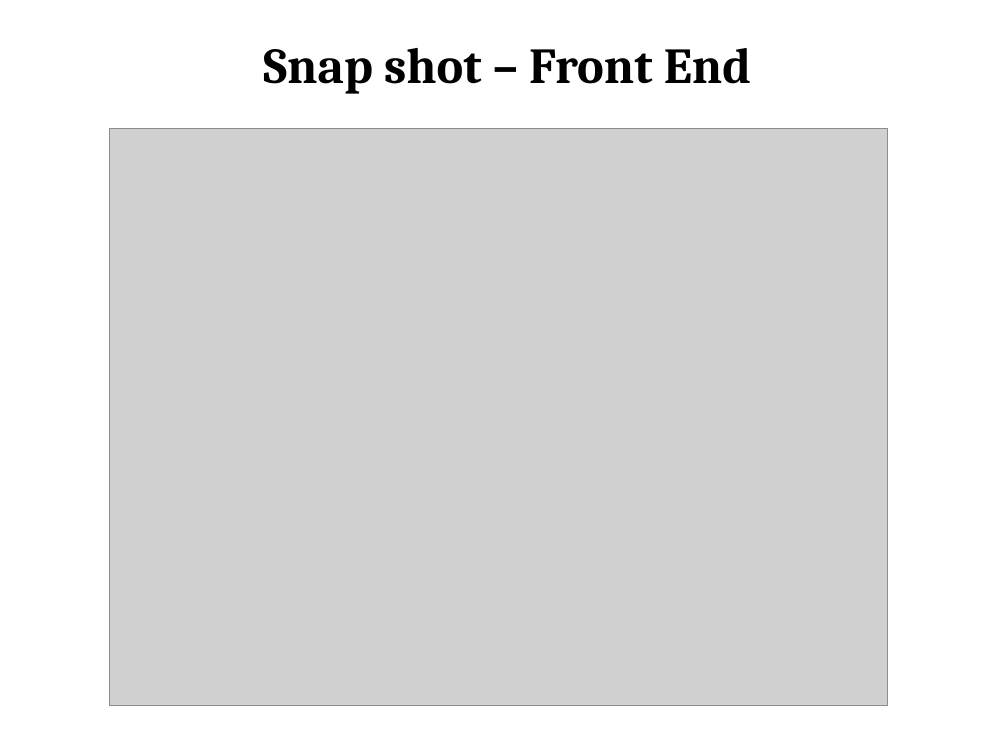
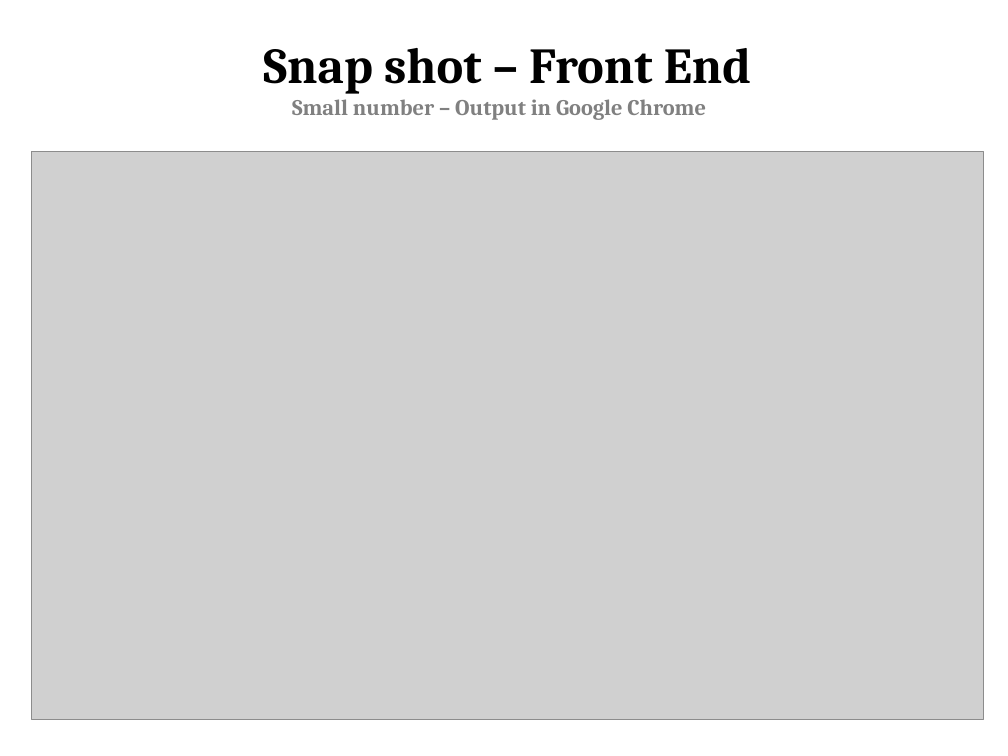
Before and after one commit to Shanmugaks/DTA, a slide deck: slide 9 of Documents/Shanmuga_Assignment.pptx. Drawn at 1008x756 pixels with LibreOffice and Linux fonts; fonts in the diff are those of the drawing; grey boxes stand for pictures. Boxes give left, top, right and bottom in pixels: in the first picture for what was removed or moved away, otherwise in the second. Text is boxed around its words. In the diff, an @@ line names an element or a change of style, - is before the commit and + after.

```diff
--- a/Documents/Shanmuga_Assignment.pptx
+++ b/Documents/Shanmuga_Assignment.pptx
@@ text added at (292,99,706,120), 16 pt, text #808080, bold @@
+Small number – Output in Google Chrome
@@ picture: place and size @@
-picture at (109,129,887,706)
+picture at (31,151,984,720)
```
Also in this commit, not shown: 9 other slides changed, 4 slides added.
